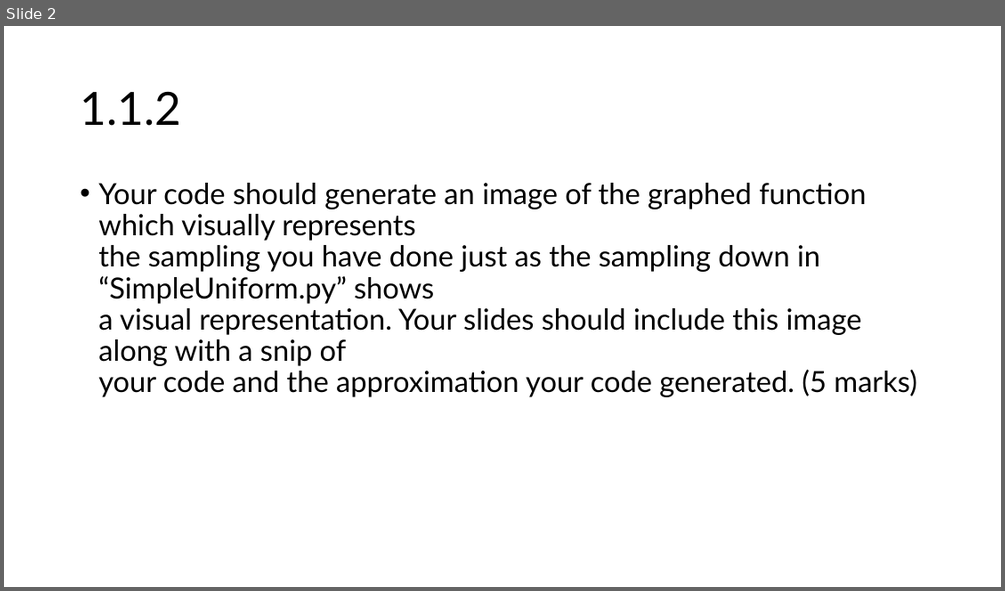
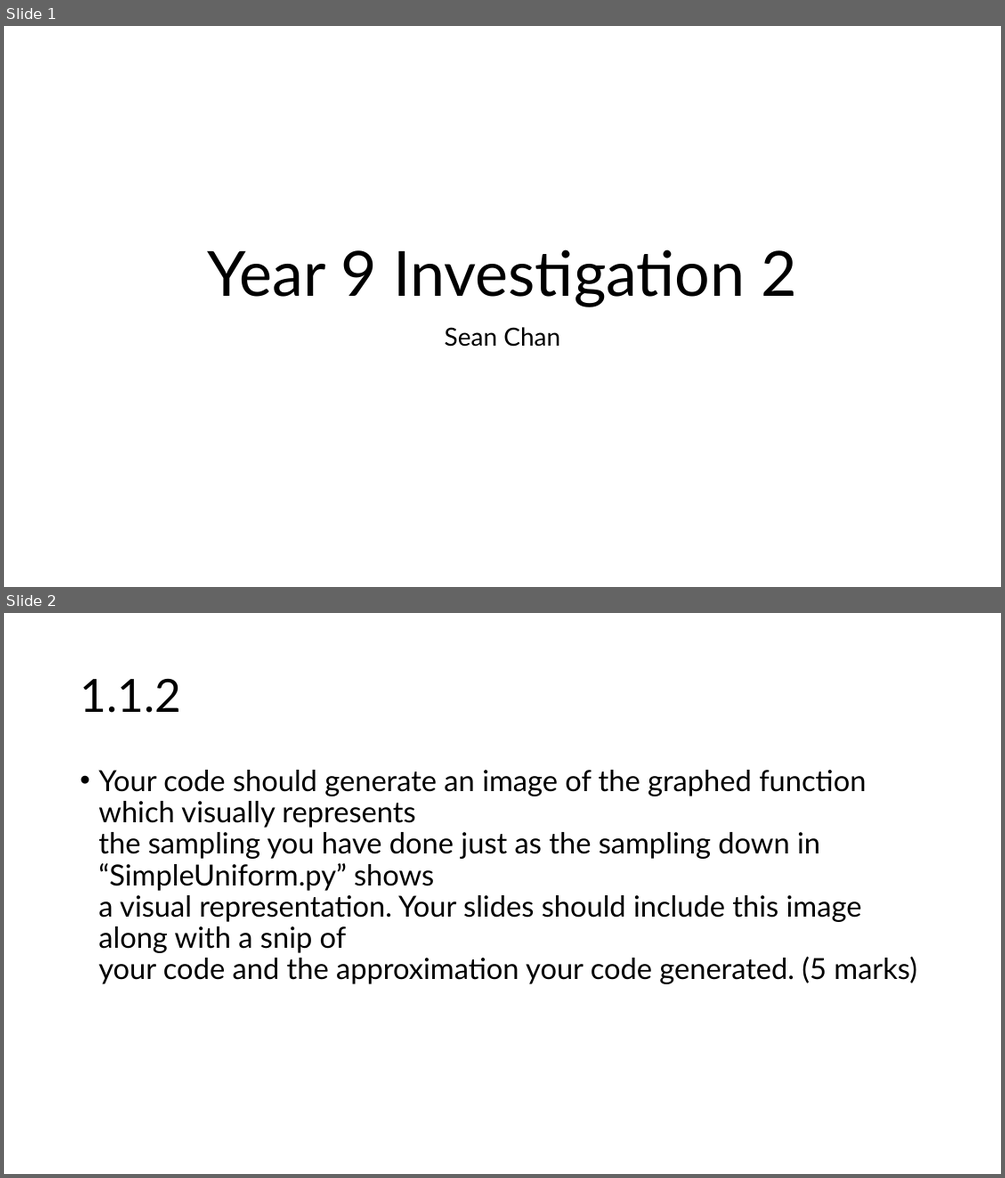
Before and after one commit to prawny-boy/Year9CATInv2SeanChan, a slide deck: Year9CATInv2SeanChan.pptx. Shown one above the other, each under a label of ours: slide 2 before the commit, slides 1 and 2 after it. The pictures are 1005x591 and 1005x1178 pixels, drawn with LibreOffice and Linux fonts; fonts in the diff are those of the drawing. Boxes give left, top, right and bottom in pixels: in the first picture for what was removed or moved away, otherwise in the second. Text is boxed around its words. In the diff, an @@ line names an element or a change of style, - is before the commit and + after.

```diff
--- a/Year9CATInv2SeanChan.pptx
+++ b/Year9CATInv2SeanChan.pptx
@@ slide 1 added at (x1=4, y1=26, x2=1001, y2=587), background #FFFFFF @@
@@ title added at (x1=208, y1=249, x2=798, y2=307), 60 pt, text #000000 @@
+Year 9 Investigation 2
@@ subtitle added at (x1=445, y1=327, x2=560, y2=346), 24 pt, text #000000 @@
+Sean Chan
```
Also in this commit, not shown: 1 slide changed, 1 slide removed.
